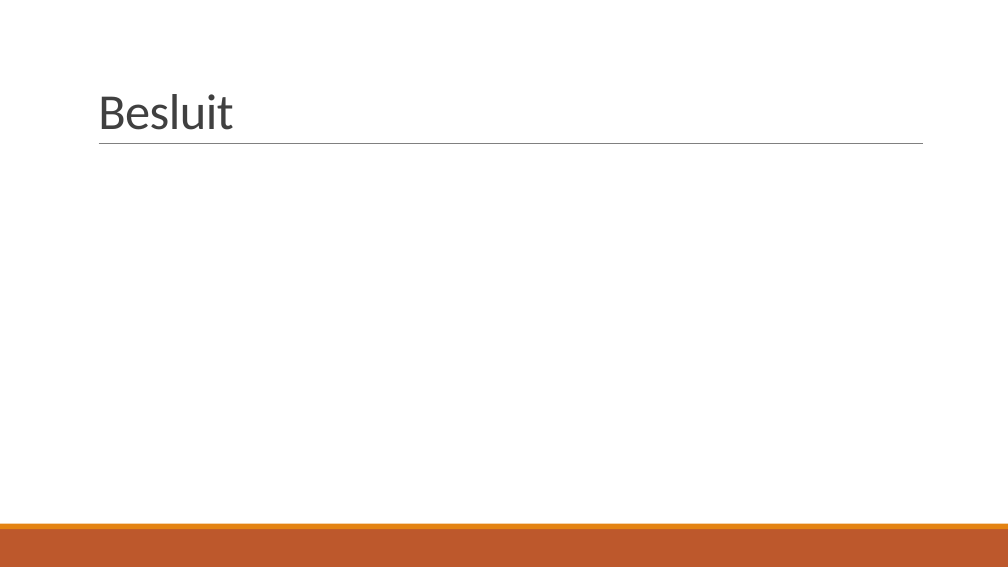
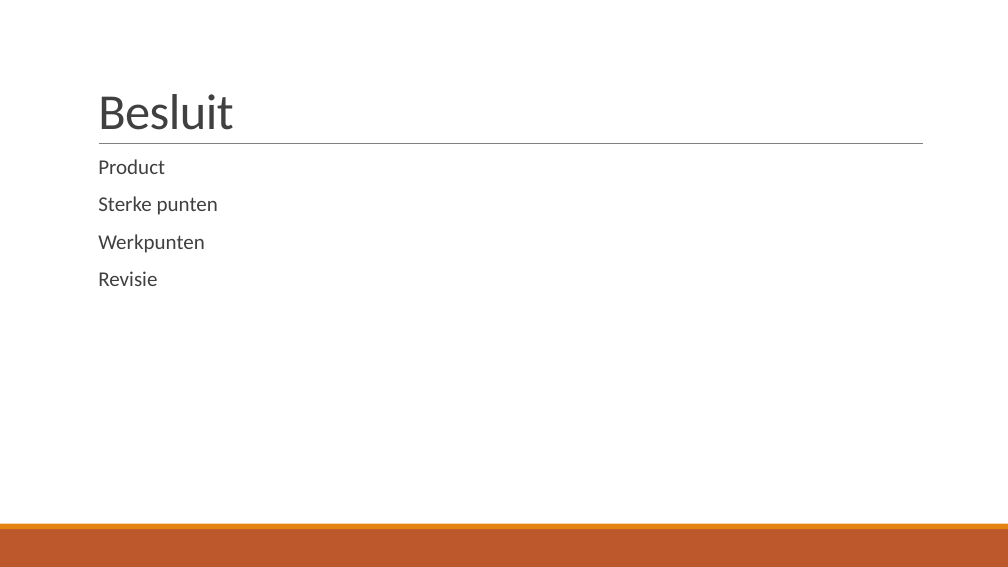
Before and after one commit to JouriTas/Projectwerk-IT-project, a slide deck: slide 11 of Scrum Artifacts/Sprint5/IT-Projectwerk 2022.pptx. Drawn at 1008x567 pixels with LibreOffice and Linux fonts; fonts in the diff are those of the drawing. Boxes give left, top, right and bottom in pixels: in the first picture for what was removed or moved away, otherwise in the second. Text is boxed around its words. In the diff, an @@ line names an element or a change of style, - is before the commit and + after.

Commit message:
Uitvoering - demo - besluit

```diff
--- a/Scrum Artifacts/Sprint5/IT-Projectwerk 2022.pptx
+++ b/Scrum Artifacts/Sprint5/IT-Projectwerk 2022.pptx
@@ text added at (x1=98, y1=159, x2=218, y2=286), 20 pt, text #404040 @@
+  Product
+  Sterke punten
+  Werkpunten
+  Revisie
```
Also in this commit, not shown: 2 other slides changed, 1 other file.
